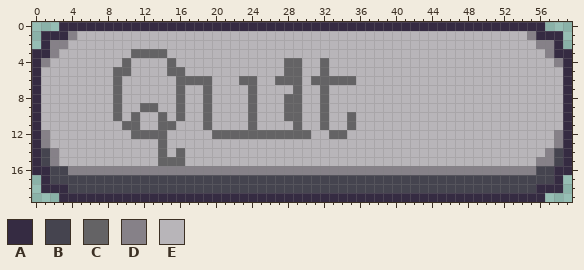
Pixel-art file: Project Files/Art/Main_Menu/Quit_Stone.aseprite. Above: the version before the commit.
60x20 pixels, 1 frame.
Palette (. is transparent): A #352b42  B #45444f  C #646365  D #868188  E #b8b5b9
Pixels before, first column x 0:
 0 ...AAAAAAAAAAAAAAAAAAAAAAAAAAAAAAAAAAAAAAAAAAAAAAAAAAAAAA...
 1 .AAADEEEEEEEEEEEEEEEEEEEEEEEEEEEEEEEEEEEEEEEEEEEEEEEEEEDAAA.
 2 .ADDEEEEEEEEEEEEEEEEEEEEEEEEEEEEEEEEEEEEEEEEEEEEEEEEEEEEDDA.
 3 AADEEEEEEEECCCCEEEEEEEEEEEEEEEEEEEEEEEEEEEEEEEEEEEEEEEEEEDAA
 4 ADEEEEEEEECEEEECEEEEEEEEEEEECCEECEEEEEEEEEEEEEEEEEEEEEEEEEDA
 5 AEEEEEEEECCEEEECCEEEEEEEEEEECCEECEEEEEEEEEEEEEEEEEEEEEEEEEEA
 6 AEEEEEEEECEEEEEECCCCEEECCEECCCECCCCCEEEEEEEEEEEEEEEEEEEEEEEA
 7 AEEEEEEEECEEEEEECEECEEEECEEEECEECEEEEEEEEEEEEEEEEEEEEEEEEEEA
 8 AEEEEEEEECEEEEEECEECEEEECEEECCEECEEEEEEEEEEEEEEEEEEEEEEEEEEA
 9 AEEEEEEEECEECCEECEECEEEECEEECCEECEEEEEEEEEEEEEEEEEEEEEEEEEEA
10 AEEEEEEEECECEECECEECEEEECEEECCEECEECEEEEEEEEEEEEEEEEEEEEEEEA
11 AEEEEEEEEECCEECCEEECEEEECEEEECEECEECEEEEEEEEEEEEEEEEEEEEEEEA
12 ADEEEEEEEEECCCCEEEEECCCCCCCCCCCEECCEEEEEEEEEEEEEEEEEEEEEEEDA
13 ADEEEEEEEEEEEECEEEEEEEEEEEEEEEEEEEEEEEEEEEEEEEEEEEEEEEEEEEDA
14 ABDEEEEEEEEEEECECEEEEEEEEEEEEEEEEEEEEEEEEEEEEEEEEEEEEEEEEDBA
15 ABDEEEEEEEEEEECCCEEEEEEEEEEEEEEEEEEEEEEEEEEEEEEEEEEEEEEEDDBA
16 AABBDDDDDDDDDDDDDDDDDDDDDDDDDDDDDDDDDDDDDDDDDDDDDDDDDDDDBBAA
17 .ABBBBBBBBBBBBBBBBBBBBBBBBBBBBBBBBBBBBBBBBBBBBBBBBBBBBBBBBA.
18 .AAABBBBBBBBBBBBBBBBBBBBBBBBBBBBBBBBBBBBBBBBBBBBBBBBBBBBAAA.
19 ...AAAAAAAAAAAAAAAAAAAAAAAAAAAAAAAAAAAAAAAAAAAAAAAAAAAAAA...
Once edited:
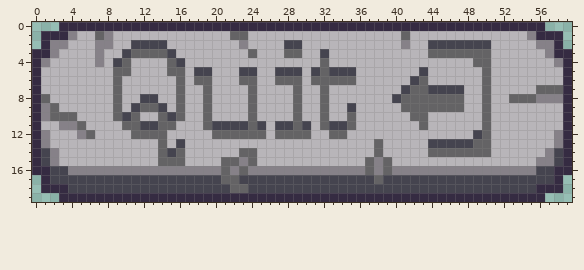
What changed:
{"y":1,"x":7,"old":"EE","new":"CD"}
{"y":1,"x":22,"old":"EE","new":"CC"}
{"y":1,"x":41,"old":"E","new":"C"}
{"y":2,"x":7,"old":"EE","new":"DD"}
{"y":2,"x":11,"old":"EEEE","new":"BBBB"}
{"y":2,"x":23,"old":"E","new":"D"}
{"y":2,"x":28,"old":"EE","new":"BB"}
{"y":2,"x":41,"old":"E","new":"D"}
{"y":2,"x":44,"old":"EEEEEEE","new":"BBBBBBB"}
{"y":3,"x":7,"old":"E","new":"D"}
{"y":3,"x":10,"old":"E","new":"B"}
{"y":3,"x":15,"old":"E","new":"B"}
{"y":3,"x":24,"old":"E","new":"C"}
{"y":3,"x":28,"old":"EE","new":"CC"}
{"y":3,"x":32,"old":"E","new":"B"}
{"y":3,"x":44,"old":"EEEEEEE","new":"CCCCCCC"}
{"y":4,"x":7,"old":"E","new":"D"}
{"y":4,"x":9,"old":"E","new":"B"}
{"y":4,"x":16,"old":"E","new":"B"}
{"y":4,"x":28,"old":"CC","new":"EE"}
{"y":4,"x":49,"old":"EE","new":"CC"}
{"y":5,"x":18,"old":"EE","new":"BB"}
{"y":5,"x":23,"old":"EE","new":"BB"}
{"y":5,"x":27,"old":"ECC","new":"BBB"}
{"y":5,"x":31,"old":"E","new":"B"}
{"y":5,"x":33,"old":"EEE","new":"BBB"}
{"y":5,"x":43,"old":"E","new":"B"}
{"y":5,"x":50,"old":"E","new":"C"}
{"y":6,"x":17,"old":"C","new":"E"}
{"y":6,"x":42,"old":"EE","new":"BC"}
{"y":6,"x":50,"old":"E","new":"C"}
{"y":7,"x":41,"old":"EEEEEEE","new":"BCCBBBB"}
{"y":7,"x":50,"old":"E","new":"C"}
{"y":7,"x":56,"old":"EEE","new":"CCC"}
{"y":8,"x":1,"old":"E","new":"C"}
{"y":8,"x":12,"old":"EE","new":"BB"}
{"y":8,"x":28,"old":"C","new":"E"}
{"y":8,"x":40,"old":"EEEEEEEE","new":"BCCCCCCC"}
{"y":8,"x":50,"old":"E","new":"C"}
{"y":8,"x":53,"old":"EEEEEE","new":"CCCDDD"}
{"y":9,"x":1,"old":"EE","new":"DC"}
{"y":9,"x":11,"old":"E","new":"B"}
{"y":9,"x":14,"old":"E","new":"B"}
{"y":9,"x":28,"old":"C","new":"E"}
{"y":9,"x":35,"old":"E","new":"B"}
{"y":9,"x":41,"old":"EEEEEEE","new":"CCCCCCC"}
{"y":9,"x":50,"old":"E","new":"C"}
{"y":10,"x":1,"old":"EEEE","new":"DCCC"}
{"y":10,"x":10,"old":"E","new":"B"}
{"y":10,"x":15,"old":"E","new":"B"}
{"y":10,"x":28,"old":"C","new":"E"}
{"y":10,"x":42,"old":"EE","new":"CC"}
{"y":10,"x":50,"old":"E","new":"C"}
{"y":11,"x":3,"old":"EEE","new":"DDC"}
{"y":11,"x":12,"old":"EE","new":"BB"}
{"y":11,"x":20,"old":"EEEE","new":"BBBB"}
{"y":11,"x":25,"old":"E","new":"B"}
{"y":11,"x":27,"old":"EE","new":"BB"}
{"y":11,"x":30,"old":"E","new":"B"}
{"y":11,"x":33,"old":"EE","new":"BB"}
{"y":11,"x":43,"old":"E","new":"C"}
{"y":11,"x":50,"old":"E","new":"C"}
{"y":12,"x":5,"old":"EE","new":"DC"}
{"y":12,"x":26,"old":"C","new":"E"}
{"y":12,"x":49,"old":"EE","new":"BC"}
{"y":13,"x":16,"old":"E","new":"B"}
{"y":13,"x":38,"old":"E","new":"C"}
{"y":13,"x":44,"old":"EEEEEEE","new":"BBBBBCC"}
{"y":14,"x":15,"old":"E","new":"B"}
{"y":14,"x":23,"old":"EE","new":"CC"}
{"y":14,"x":38,"old":"E","new":"C"}
{"y":14,"x":44,"old":"EEEEEEE","new":"CCCCCCC"}
{"y":15,"x":21,"old":"EEEE","new":"CCDC"}
{"y":15,"x":37,"old":"EEE","new":"CDC"}
{"y":16,"x":21,"old":"D","new":"C"}
{"y":16,"x":23,"old":"D","new":"C"}
{"y":16,"x":37,"old":"D","new":"C"}
{"y":16,"x":39,"old":"D","new":"C"}
{"y":17,"x":21,"old":"BB","new":"CC"}
{"y":17,"x":38,"old":"B","new":"C"}
{"y":18,"x":22,"old":"BB","new":"CC"}
{"label":"changed","picture_box":[41,31,563,193]}
